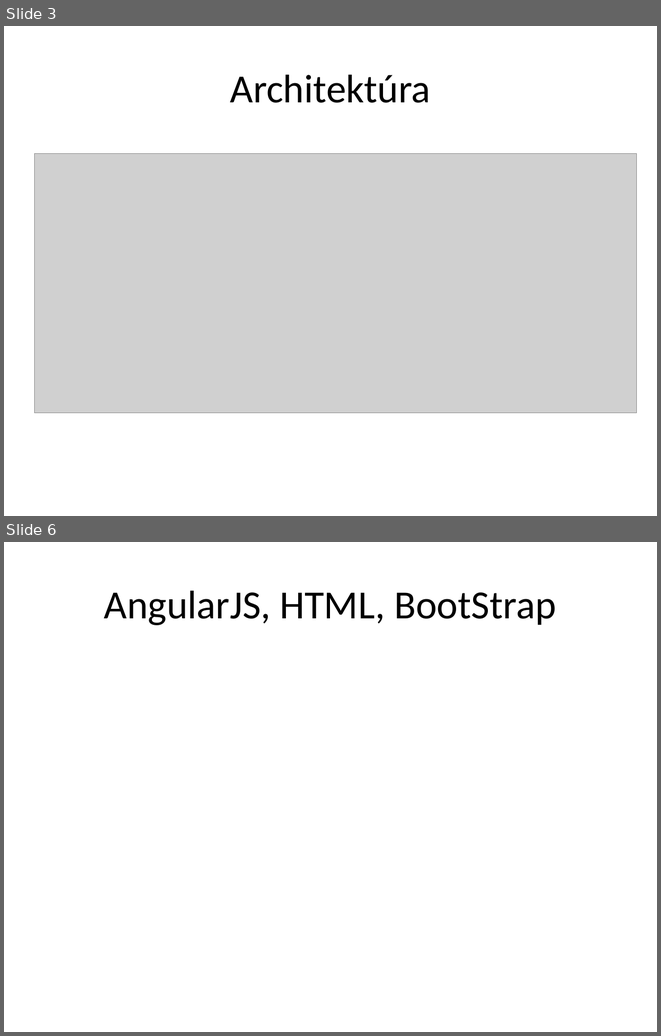
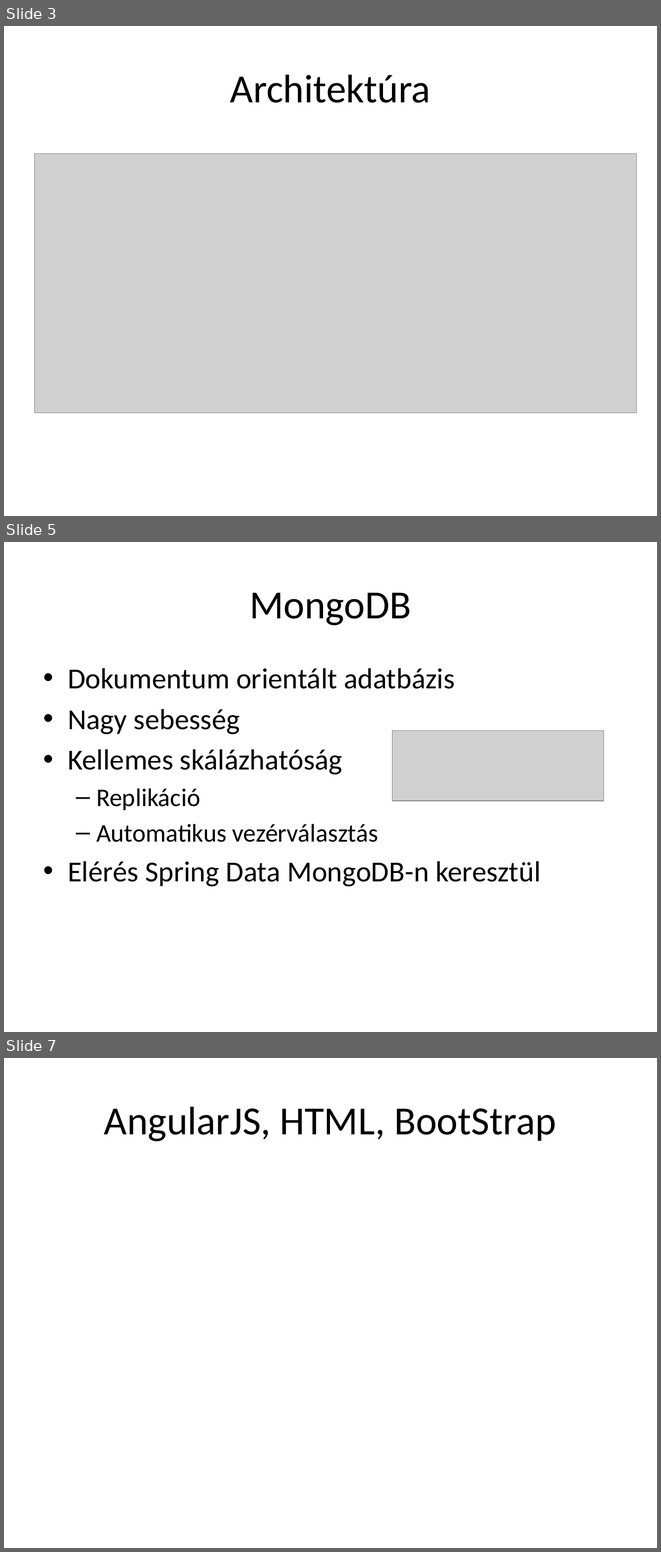
Before and after one commit to borlayda/Stump, a slide deck: Szarch-prezi.pptx. Shown one above the other, each under a label of ours: slides 3 and 6 before the commit, slides 3, 5 and 7 after it; the slides between them are not shown. The pictures are 661x1036 and 661x1552 pixels, drawn with LibreOffice and Linux fonts; fonts in the diff are those of the drawing; grey boxes stand for pictures. Boxes give left, top, right and bottom in pixels: in the first picture for what was removed or moved away, otherwise in the second. Text is boxed around its words. In the diff, an @@ line names an element or a change of style, - is before the commit and + after.

```diff
--- a/Szarch-prezi.pptx
+++ b/Szarch-prezi.pptx
@@ slide 5 added at box(4, 542, 657, 1032), background #FFFFFF @@
@@ title added at box(249, 592, 411, 625), 44 pt, text #000000 @@
+MongoDB
@@ text added at box(68, 668, 540, 886), 32 pt, text #000000 @@
+• Dokumentum orientált adatbázis
+• Nagy sebesség
+• Kellemes skálázhatóság
+  – Replikáció
+  – Automatikus vezérválasztás
+• Elérés Spring Data MongoDB-n keresztül
@@ picture added at box(392, 730, 603, 801) @@
@@ what was slide 6 is now slide 7 @@
```
Also in this commit, not shown: 3 other slides added, 3 slides removed.
